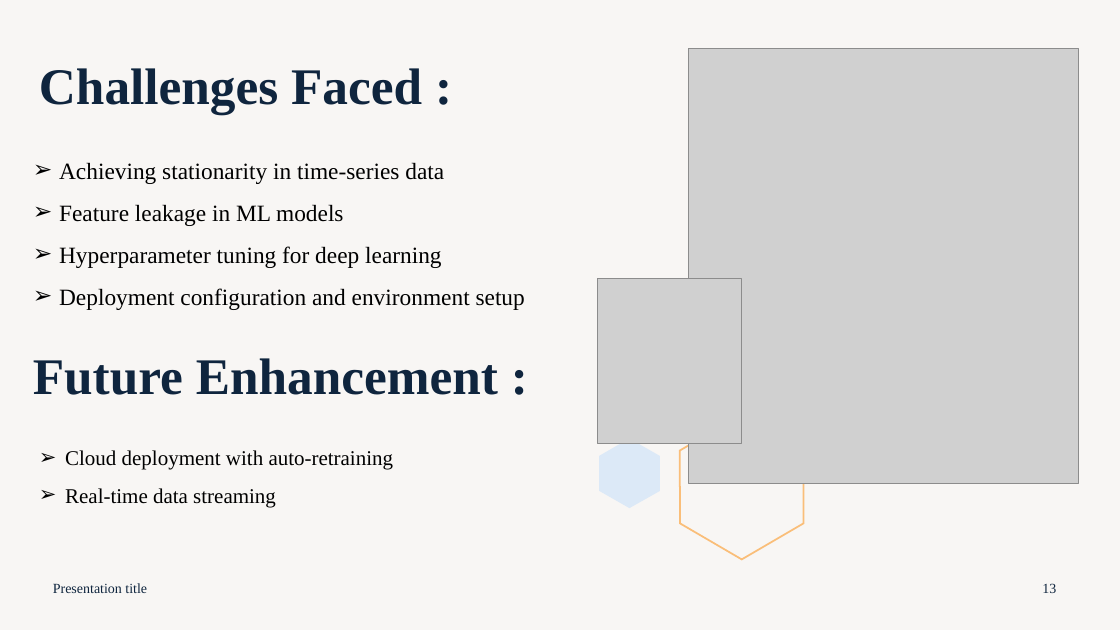
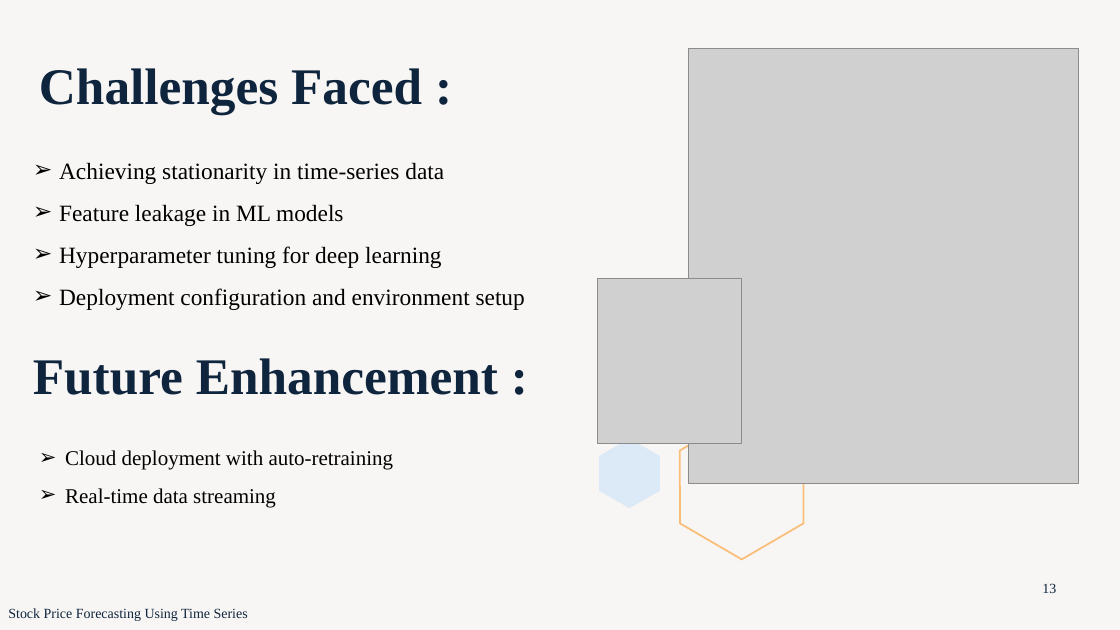
Before and after one commit to Mahi9390/LSTM-Based-Stock-Price-Forecasting-System, a slide deck: slide 13 of Stock Price Forecasting Using Time Series.pptx. Drawn at 1120x630 pixels with LibreOffice and Linux fonts; fonts in the diff are those of the drawing; grey boxes stand for pictures. Boxes give left, top, right and bottom in pixels: in the first picture for what was removed or moved away, otherwise in the second. Text is boxed around its words. In the diff, an @@ line names an element or a change of style, - is before the commit and + after.

```diff
--- a/Stock Price Forecasting Using Time Series.pptx
+++ b/Stock Price Forecasting Using Time Series.pptx
@@ text at [8, 608, 248, 621]: text changed @@
-Presentation title
+Stock Price Forecasting Using Time Series
```
Also in this commit, not shown: 10 other slides changed.
